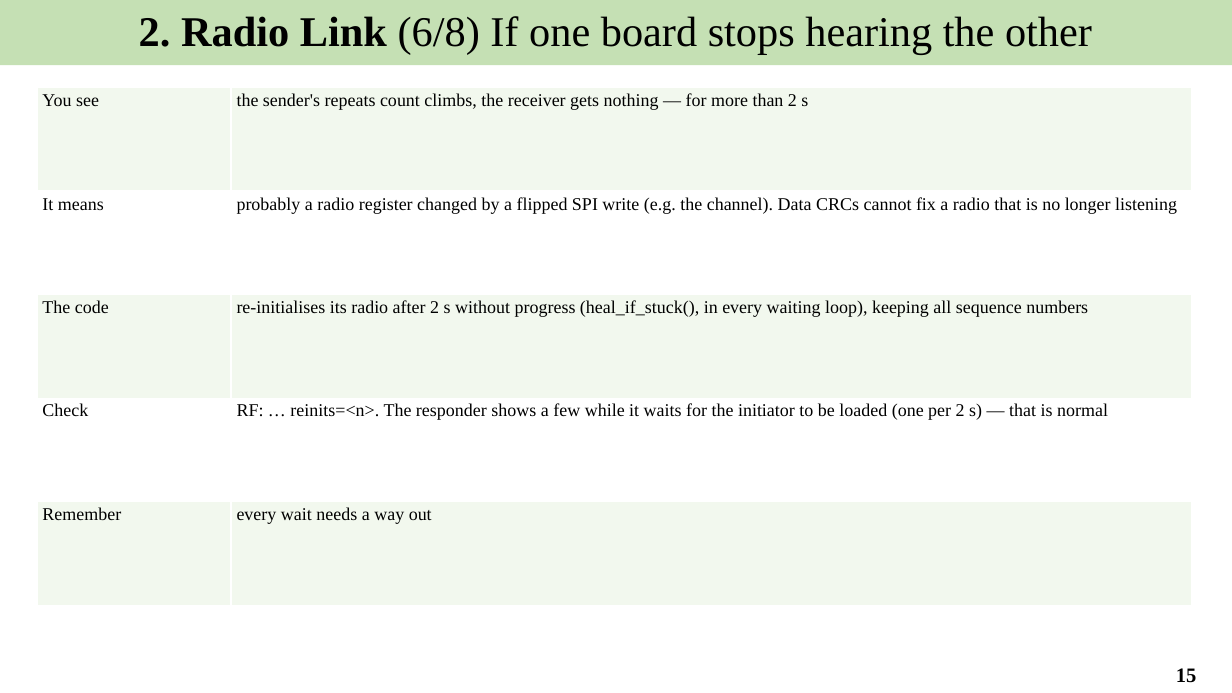
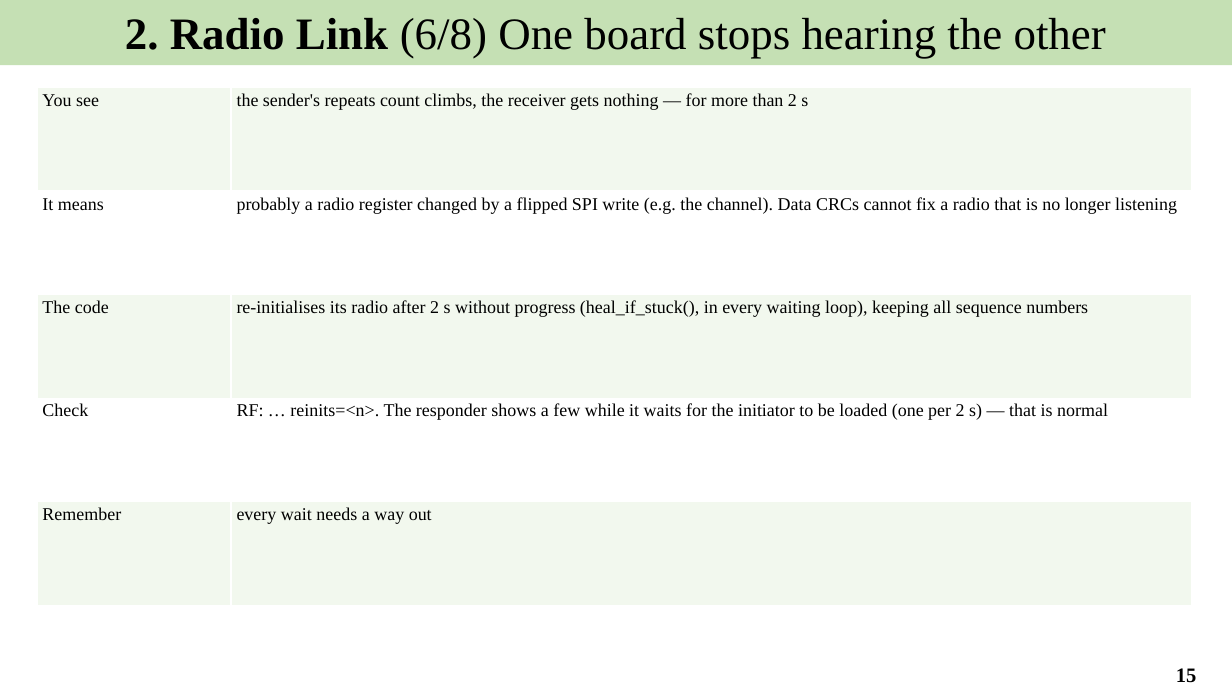
Before and after one commit to Khaiduy/chipyard-edhoc, a slide deck: slide 15 of fpga/sw/export/docs/slides/05_Secure_file_transfer_and_results.pptx. Drawn at 1232x693 pixels with LibreOffice and Linux fonts; fonts in the diff are those of the drawing. Boxes give left, top, right and bottom in pixels: in the first picture for what was removed or moved away, otherwise in the second. Text is boxed around its words. In the diff, an @@ line names an element or a change of style, - is before the commit and + after.

```diff
--- a/fpga/sw/export/docs/slides/05_Secure_file_transfer_and_results.pptx
+++ b/fpga/sw/export/docs/slides/05_Secure_file_transfer_and_results.pptx
@@ text in rectangle at [125,18,1106,58]: text changed; size 33 to 35 pt @@
-2. Radio Link (6/8) If one board stops hearing the other
+2. Radio Link (6/8) One board stops hearing the other
```
Also in this commit, not shown: 4 other slides changed, 8 other files.
